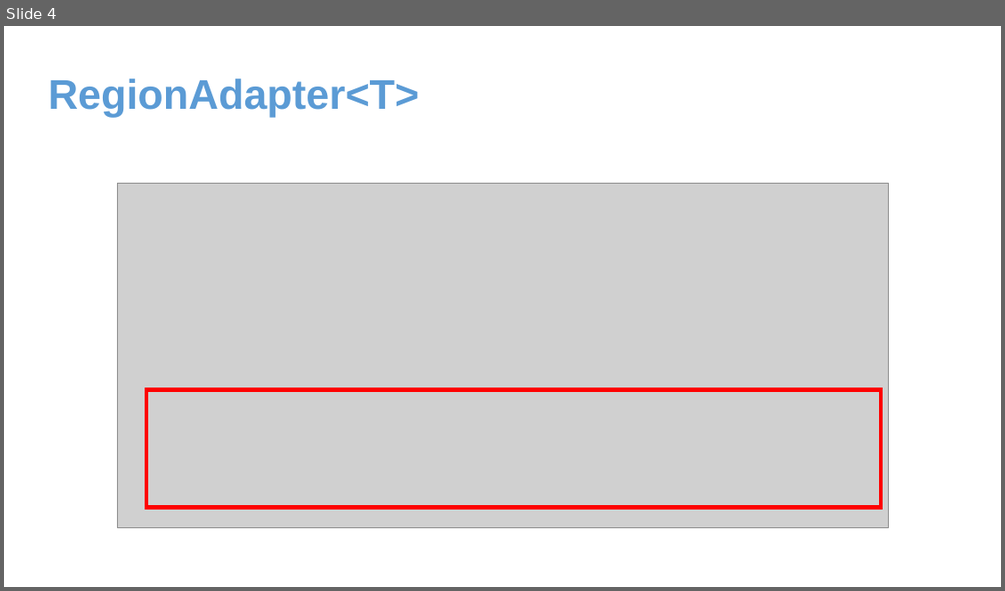
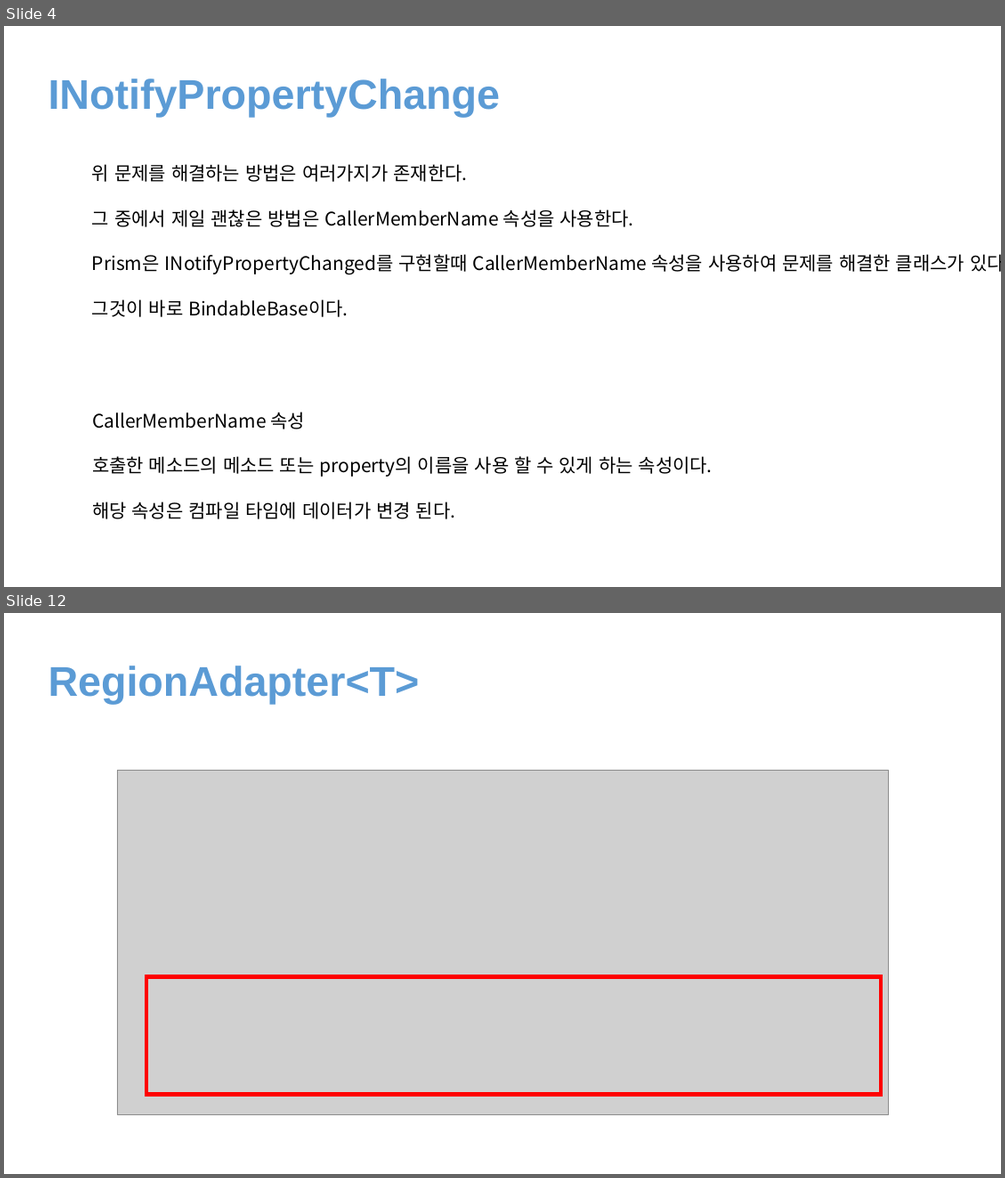
Before and after one commit to juniair/Summary-PPT, a slide deck: Prism.pptx. Shown one above the other, each under a label of ours: slide 4 before the commit, slides 4 and 12 after it; the slides between them are not shown. The pictures are 1005x591 and 1005x1178 pixels, drawn with LibreOffice and Linux fonts; fonts in the diff are those of the drawing; grey boxes stand for pictures. Boxes give left, top, right and bottom in pixels: in the first picture for what was removed or moved away, otherwise in the second. Text is boxed around its words. In the diff, an @@ line names an element or a change of style, - is before the commit and + after.

```diff
--- a/Prism.pptx
+++ b/Prism.pptx
@@ slide 4 added at [4, 26, 1001, 587], background #FFFFFF @@
@@ text added at [48, 79, 501, 117], 40 pt, text #5B9BD5, bold @@
+INotifyPropertyChange
@@ text added at [92, 164, 1001, 317], 18 pt, text #000000 @@
+위 문제를 해결하는 방법은 여러가지가 존재한다.
+그 중에서 제일 괜찮은 방법은 CallerMemberName 속성을 사용한다.
+Prism은 INotifyPropertyChanged를 구현할때 CallerMemberName 속성을 사용하여 문제를 해결한 클래스가 있다.
+그것이 바로 BindableBase이다.
@@ text added at [92, 411, 712, 519], 18 pt, text #000000 @@
+CallerMemberName 속성
+호출한 메소드의 메소드 또는 property의 이름을 사용 할 수 있게 하는 속성이다.
+해당 속성은 컴파일 타임에 데이터가 변경 된다.
@@ what was slide 4 is now slide 12 @@
```
Also in this commit, not shown: 3 slides changed, 9 other slides added, 1 slide removed.
